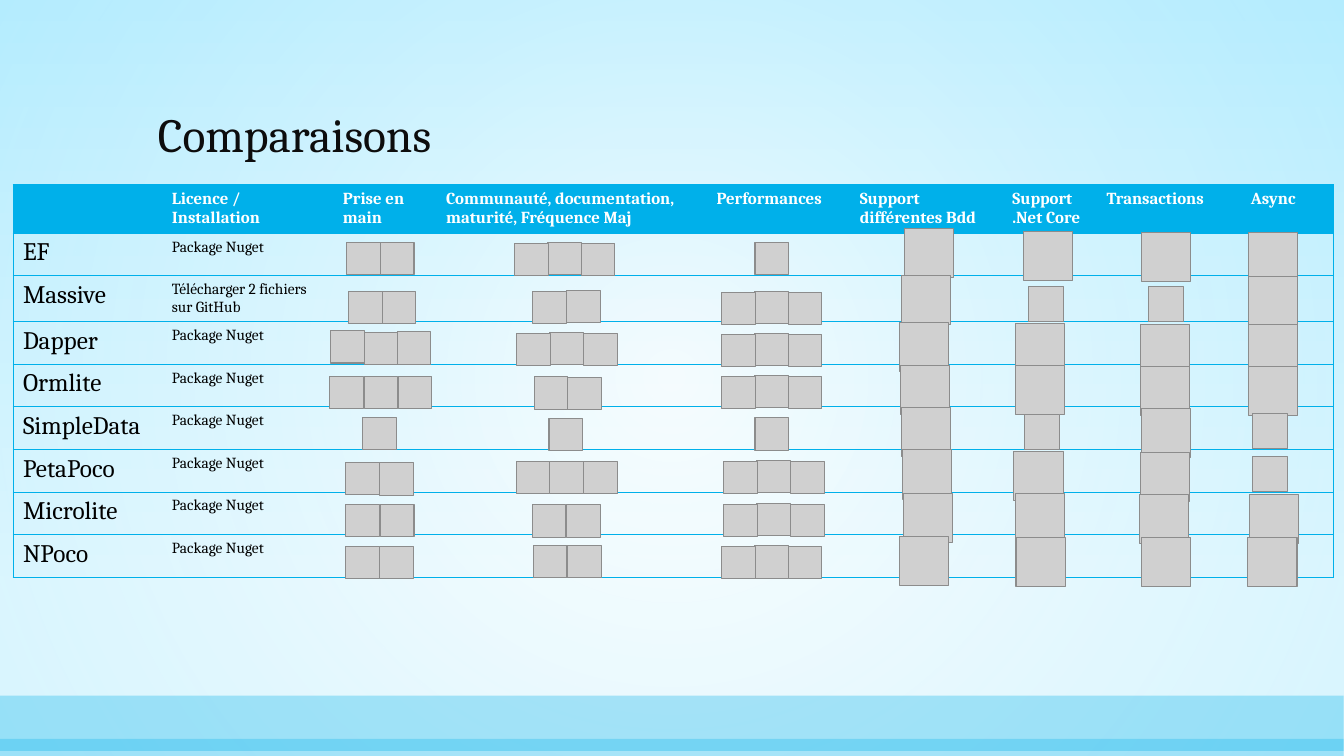
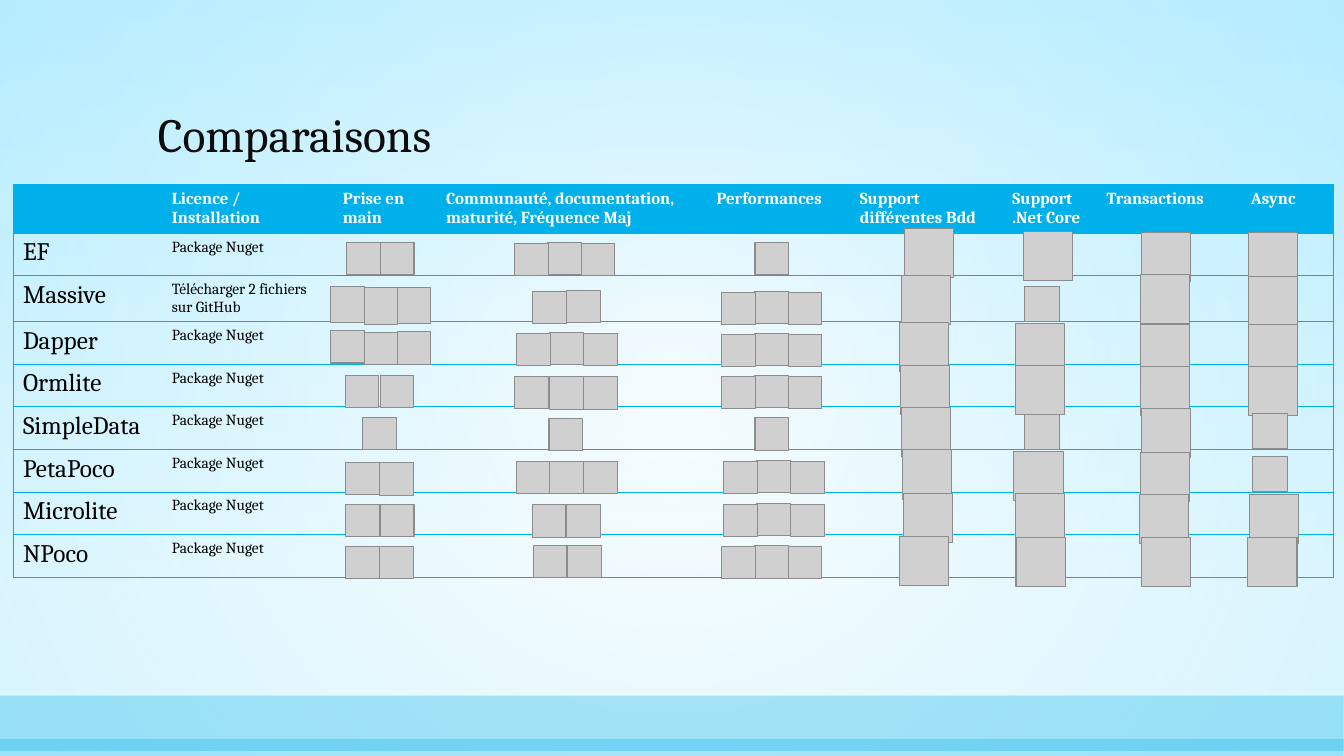
Before and after one commit to AnthonyGiretti/MicroOrmDemo.net, a slide deck: slide 12 of Items/Les Micro Orm, alternatives à Entity Framework.pptx (slide 10 before the commit). Drawn at 1344x756 pixels with LibreOffice and Linux fonts; fonts in the diff are those of the drawing; grey boxes stand for pictures. Boxes give left, top, right and bottom in pixels: in the first picture for what was removed or moved away, otherwise in the second. Text is boxed around its words. In the diff, an @@ line names an element or a change of style, - is before the commit and + after.

```diff
--- a/Items/Les Micro Orm, alternatives à Entity Framework.pptx
+++ b/Items/Les Micro Orm, alternatives à Entity Framework.pptx
@@ picture added at [331,286,364,323] @@
@@ picture: place and size @@
-picture at [349,291,382,324]
+picture at [364,287,397,324]
@@ picture: place and size @@
-picture at [382,291,415,324]
+picture at [397,287,431,324]
@@ picture: place and size @@
-picture at [1028,286,1064,322]
+picture at [1024,287,1060,323]
@@ picture: place and size @@
-picture at [1148,286,1184,322]
+picture at [1140,274,1190,324]
@@ picture: place and size @@
-picture at [398,376,432,408]
+picture at [515,377,548,409]
@@ 4 pictures: place and size @@
-4 pictures at [330,376,601,409]
+4 pictures at [345,375,617,409]
```
Also in this commit, not shown: 1 other slide changed, 2 slides added.
